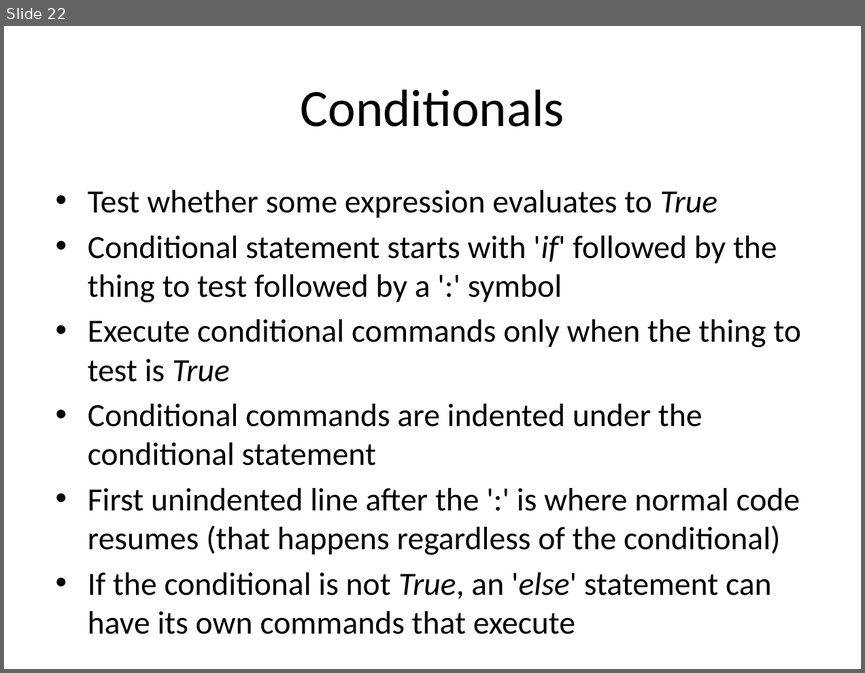
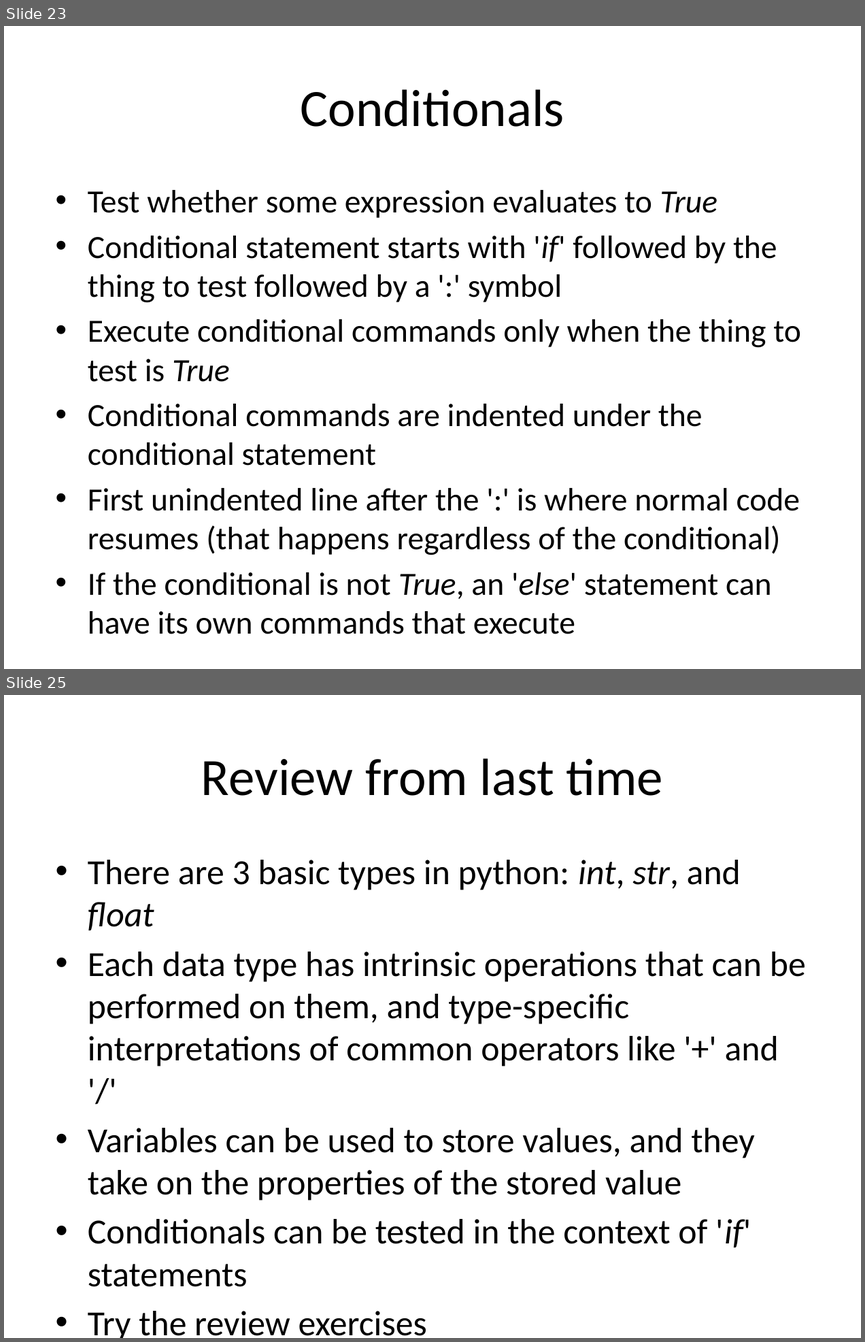
Before and after one commit to GSBS-Bootstrappers/bootstrappers-courses, a slide deck: python1/Python_I/Python I.pptx. Shown one above the other, each under a label of ours: slide 22 before the commit, slides 23 and 25 after it; the slides between them are not shown. The pictures are 865x673 and 865x1342 pixels, drawn with LibreOffice and Linux fonts; fonts in the diff are those of the drawing. Boxes give left, top, right and bottom in pixels: in the first picture for what was removed or moved away, otherwise in the second. Text is boxed around its words. In the diff, an @@ line names an element or a change of style, - is before the commit and + after.

```diff
--- a/python1/Python_I/Python I.pptx
+++ b/python1/Python_I/Python I.pptx
@@ slide 25 added at bbox=[4, 695, 861, 1338], background #FFFFFF @@
@@ title added at bbox=[201, 758, 663, 796], 44 pt, text #000000 @@
+Review from last time
@@ text added at bbox=[88, 860, 806, 1247], 29.6 pt, text #000000 @@
+• There are 3 basic types in python: int, str, and float
+• Each data type has intrinsic operations that can be performed on them, and type-specific interpretations of common operators like '+' and '/'
+• Variables can be used to store values, and they take on the properties of the stored value
+• Conditionals can be tested in the context of 'if' statements
+• Try the review exercises
@@ what was slide 22 is now slide 23 @@
```
Also in this commit, not shown: 2 slides changed, 16 other slides added, 2 other files.
